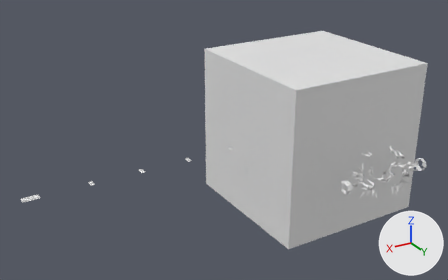
The Blender file sources_blender/chasseresse/homme_chasseresse_revers.blend, before and after one commit.
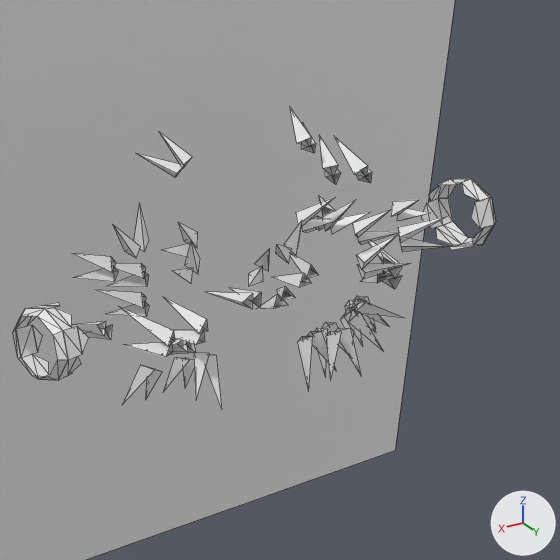
There are two pictures of each version: one whole from a camera (50 mm lens) standing at (4.91, 6.02, 3.13) and looking at (1.42, 0.2, 0.22), one close up on the part from 75% to 98% of the width and 45% to 81% of the height. The lights are fixed; the arrows at lower right show +X, +Y and +Z. The older version's two pictures come first. The close-ups show mesh edges as thin lines.

Script lines for the objects in view, before the commit:
```python
me_col = bpy.data.meshes.new('col')
me_col.from_pydata(...)  # 684 vertices, 228 faces; spans x -0.378..0.407, y 1.237..1.656, z -0.293..0.212
me_col.materials.append(mat_relief)  # white #e7e7e7
me_cube = bpy.data.meshes.new('Cube')
me_cube.from_pydata(...)  # a box spanning x -1.0..1.0, y -1.0..1.0, z -1.0..1.0
me_cube.materials.append(mat_material)  # white #e7e7e7
me_manches = bpy.data.meshes.new('manches')
me_manches.from_pydata(...)  # 240 vertices, 80 faces; spans x -0.617..0.617, y 1.367..1.525, z -0.159..-0.001
me_manches.materials.append(mat_relief)  # white #e7e7e7
ob_col = bpy.data.objects.new('col', me_col)
ob_col.location = (0.0, 0.0, 0.0)
ob_cube = bpy.data.objects.new('Cube', me_cube)
ob_cube.location = (0.0, 0.0, 0.0)
ob_manches = bpy.data.objects.new('manches', me_manches)
ob_manches.location = (0.0, 0.0, 0.0)
```
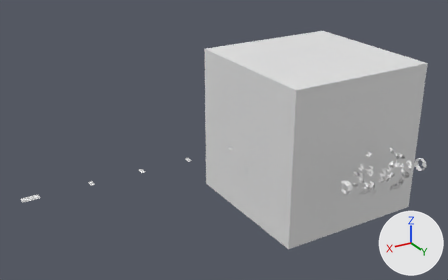
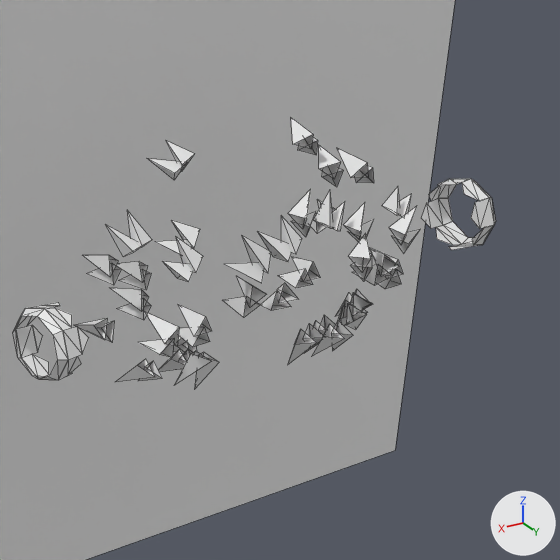
Location of each change, [x1, y1, x2, y2] in pixels of the close-ups (560 x 560 px; the box of a moved part takes in the faces that stretch with it):
'col', reshaped (8% narrower, 10% shorter): before [72, 108, 448, 410]; after [74, 118, 420, 390]
part 1 of me_col, moved or reshaped: before [72, 108, 448, 410]; after [74, 118, 420, 390]
part 2 of me_col, moved or reshaped: before [136, 153, 177, 177]; after [148, 159, 175, 180]
part 3 of me_col, moved or reshaped: before [160, 132, 192, 168]; after [166, 141, 194, 171]
part 4 of me_col, moved or reshaped: before [139, 154, 185, 176]; after [147, 158, 187, 180]
part 5 of me_col, moved or reshaped: before [160, 133, 184, 169]; after [167, 143, 182, 171]

The change, as a list of edits to the scene's bpy script:
```text
Change me_col:
    used by ob_col; location = (0.0, 0.0, 0.0)
    remove me_col.from_pydata(...)  # 684 vertices, 228 faces; spans x -0.378..0.407, y 1.237..1.656, z -0.293..0.212
    add me_col.from_pydata(...)  # 684 vertices, 228 faces; spans x -0.363..0.378, y 1.255..1.645, z -0.268..0.196
    me_col part 1: 666 of 684 vertices moved; they spanned x -0.378..0.407, y 1.237..1.656, z -0.293..0.202 and now span x -0.363..0.378, y 1.255..1.645, z -0.268..0.186; mean shift (0.0, -0.009, 0.002); largest move (0.233, 1.63, 0.032) -> (0.219, 1.545, 0.043)
    me_col part 2: all 3 vertices in x 0.205, y 1.257, z 0.173 are moved by (-0.016, 0.017, -0.009)
    me_col part 3: all 2 vertices in x 0.125, y 1.336, z 0.177 are moved by (-0.007, 0.0, 0.005)
    me_col part 4: all 2 vertices in x 0.143, y 1.336, z 0.162 are moved by (-0.006, 0.0, 0.005)
    me_col part 5: all 3 vertices in x 0.151, y 1.262, z 0.212 are moved by (-0.006, 0.016, -0.016)
    other edits to the shape of me_col do not show in these pictures
```
